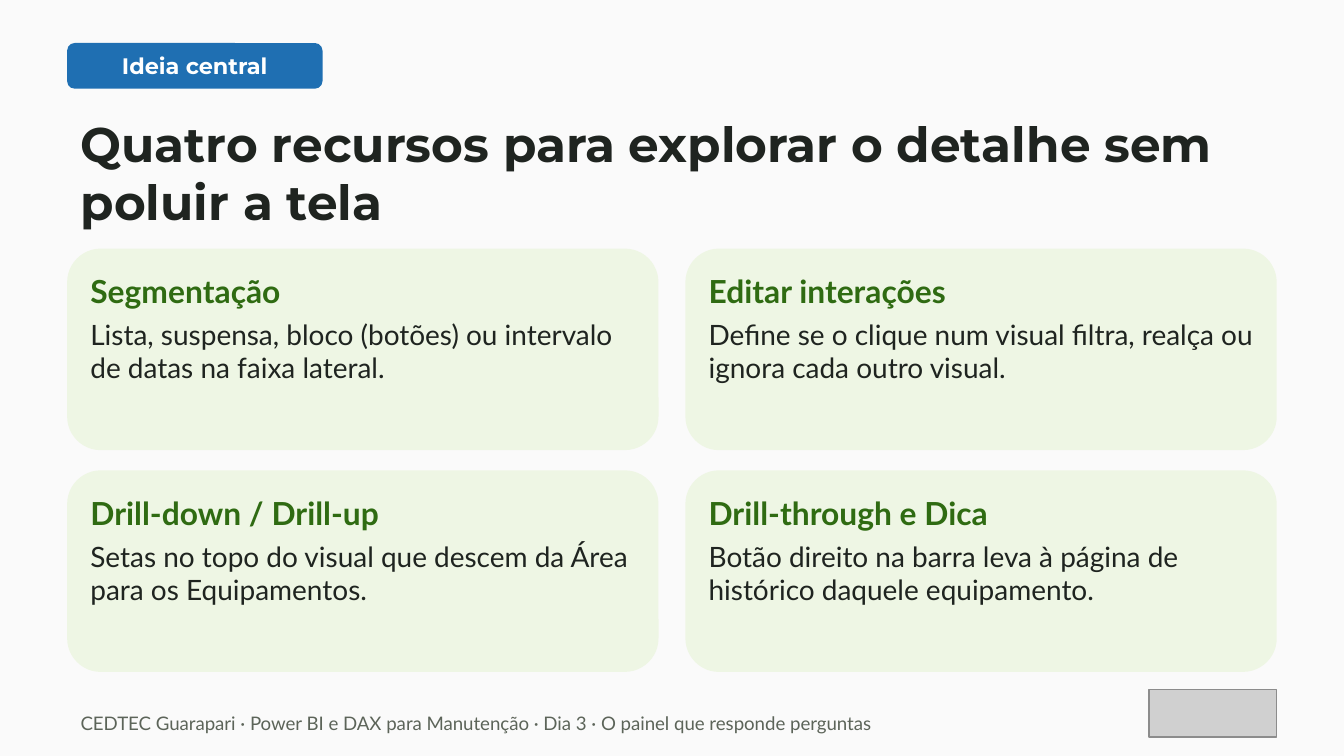
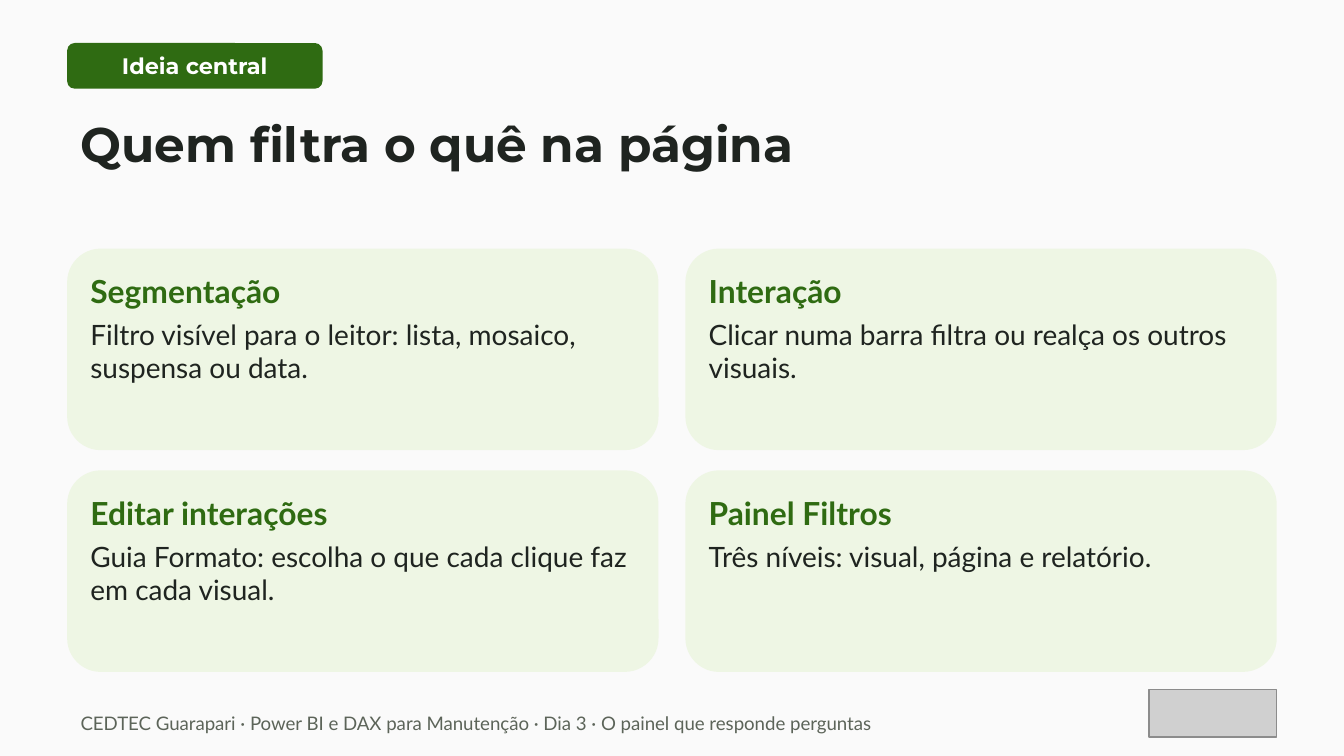
Before and after one commit to IsraelMdc/Curso_PowerBI_Dax, a slide deck: slide 19 of Aulas/Power BI e DAX para Manutenção — Dia 3 · O painel que responde perguntas.pptx (slide 28 before the commit). Drawn at 1344x756 pixels with LibreOffice and Linux fonts; fonts in the diff are those of the drawing; grey boxes stand for pictures. Boxes give left, top, right and bottom in pixels: in the first picture for what was removed or moved away, otherwise in the second. Text is boxed around its words. In the diff, an @@ line names an element or a change of style, - is before the commit and + after.

Commit message:
Alinha roteiros e datasets da Aula 3 aos 26 slides oficiais do Dia 3

```diff
--- a/Aulas/Power BI e DAX para Manutenção — Dia 3 · O painel que responde perguntas.pptx
+++ b/Aulas/Power BI e DAX para Manutenção — Dia 3 · O painel que responde perguntas.pptx
@@ rounded rectangle "Ideia central" at box(67, 43, 323, 89): fill #1F6FB2 to #2F6B12 @@
@@ text at box(81, 124, 793, 172): text changed @@
-Quatro recursos para explorar o detalhe sem poluir a tela
+Quem filtra o quê na página
@@ text in rounded rectangle at box(709, 280, 1226, 379): text changed @@
-Editar interações
-Define se o clique num visual filtra, realça ou ignora cada outro visual.
+Interação
+Clicar numa barra filtra ou realça os outros visuais.
@@ text in rounded rectangle at box(90, 324, 576, 383): text changed @@
-Lista, suspensa, bloco (botões) ou intervalo de datas na faixa lateral.
+Filtro visível para o leitor: lista, mosaico, suspensa ou data.
@@ text in rounded rectangle at box(90, 501, 626, 601): text changed @@
-Drill-down / Drill-up
-Setas no topo do visual que descem da Área para os Equipamentos.
+Editar interações
+Guia Formato: escolha o que cada clique faz em cada visual.
@@ text in rounded rectangle at box(709, 501, 1151, 572): text changed @@
-Drill-through e Dica
-Botão direito na barra leva à página de histórico daquele equipamento.
+Painel Filtros
+Três níveis: visual, página e relatório.
```
Also in this commit, not shown: 24 other slides changed, 1 slide added, 10 slides removed, 4 other files.
